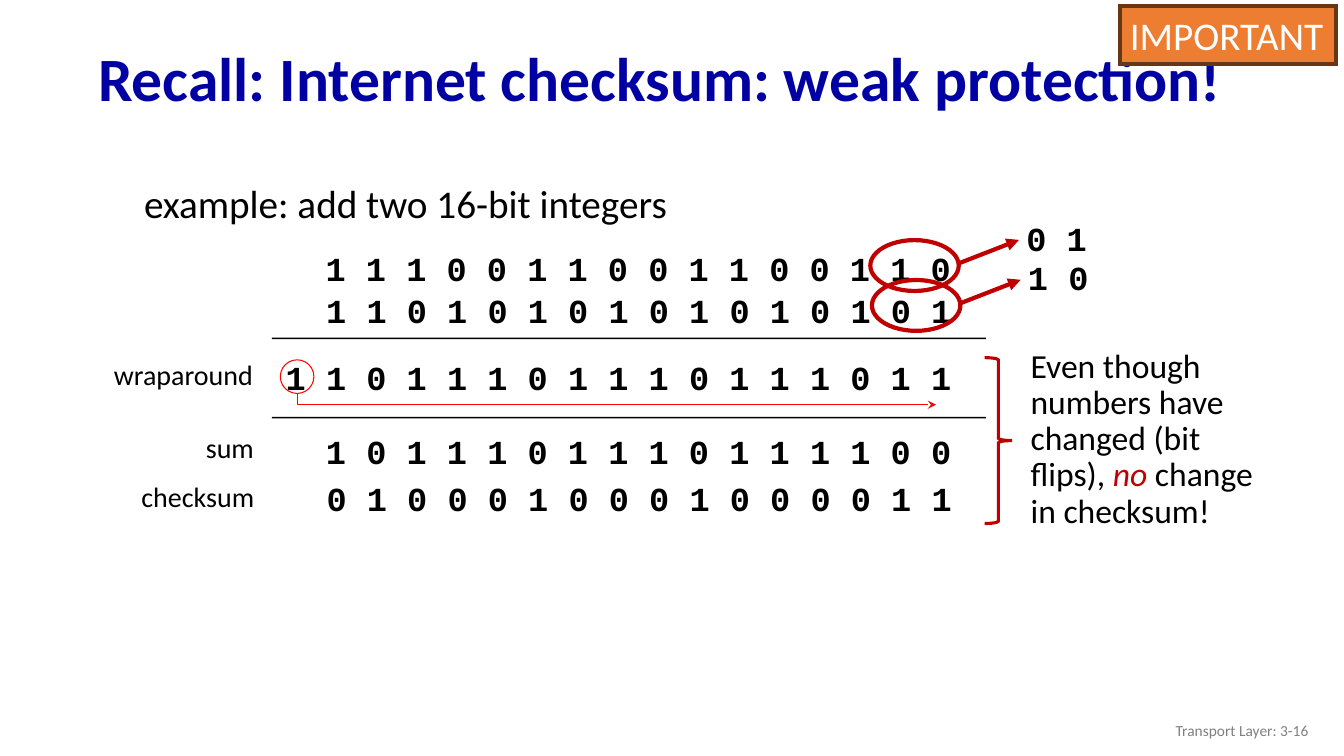
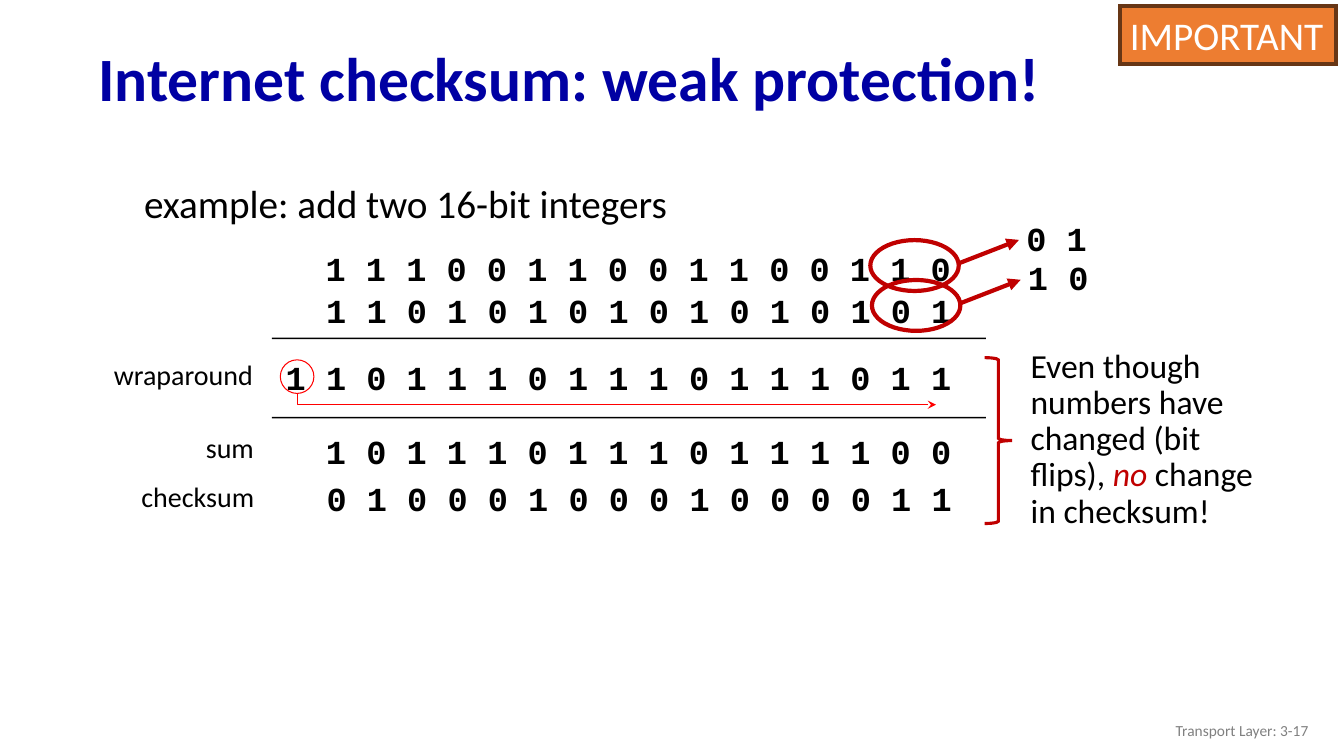
Before and after one commit to guhofstra/CSC175, a slide deck: slide 17 of PPTs/6.1 6.2 Introduction Error-Detection and -Correction Techniques.pptx (slide 16 before the commit). Drawn at 1344x756 pixels with LibreOffice and Linux fonts; fonts in the diff are those of the drawing. Boxes give left, top, right and bottom in pixels: in the first picture for what was removed or moved away, otherwise in the second. Text is boxed around its words. In the diff, an @@ line names an element or a change of style, - is before the commit and + after.

```diff
--- a/PPTs/6.1 6.2 Introduction Error-Detection and -Correction Techniques.pptx
+++ b/PPTs/6.1 6.2 Introduction Error-Detection and -Correction Techniques.pptx
@@ title at (98,57,1040,111): text changed @@
-Recall: Internet checksum: weak protection!
+Internet checksum: weak protection!
@@ text at (1176,726,1308,739): text changed @@
-Transport Layer: 3-16
+Transport Layer: 3-17
```
Also in this commit, not shown: 4 other slides changed, 4 slides added, 20 other files.
